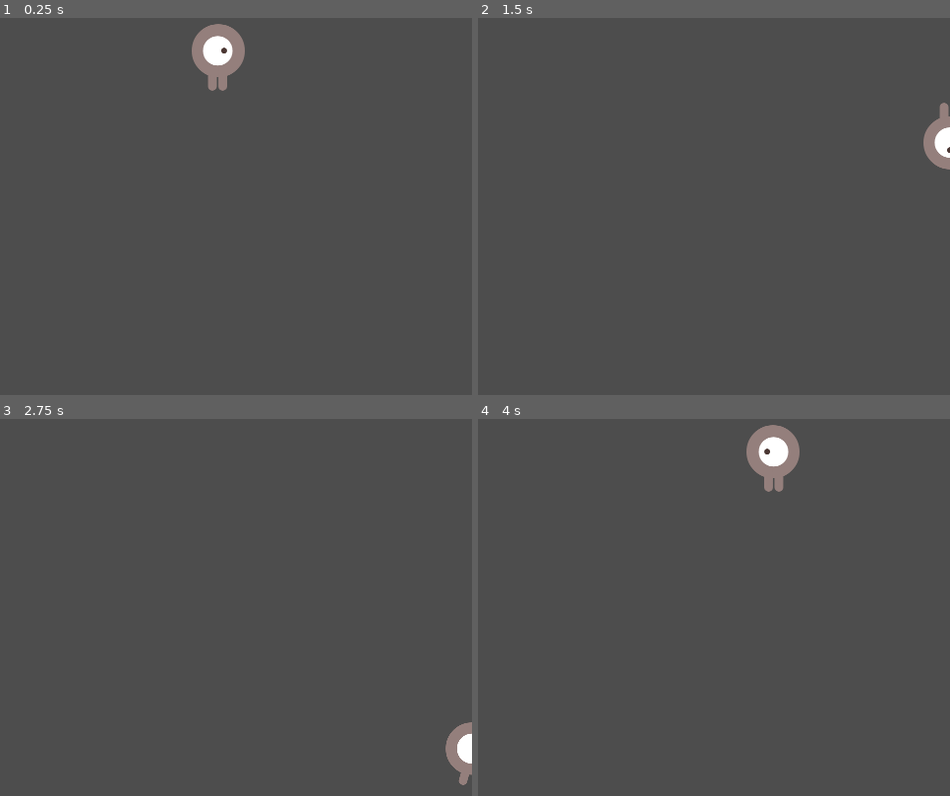
Above: before the commit, frames 1-4 (two rows, left to right).
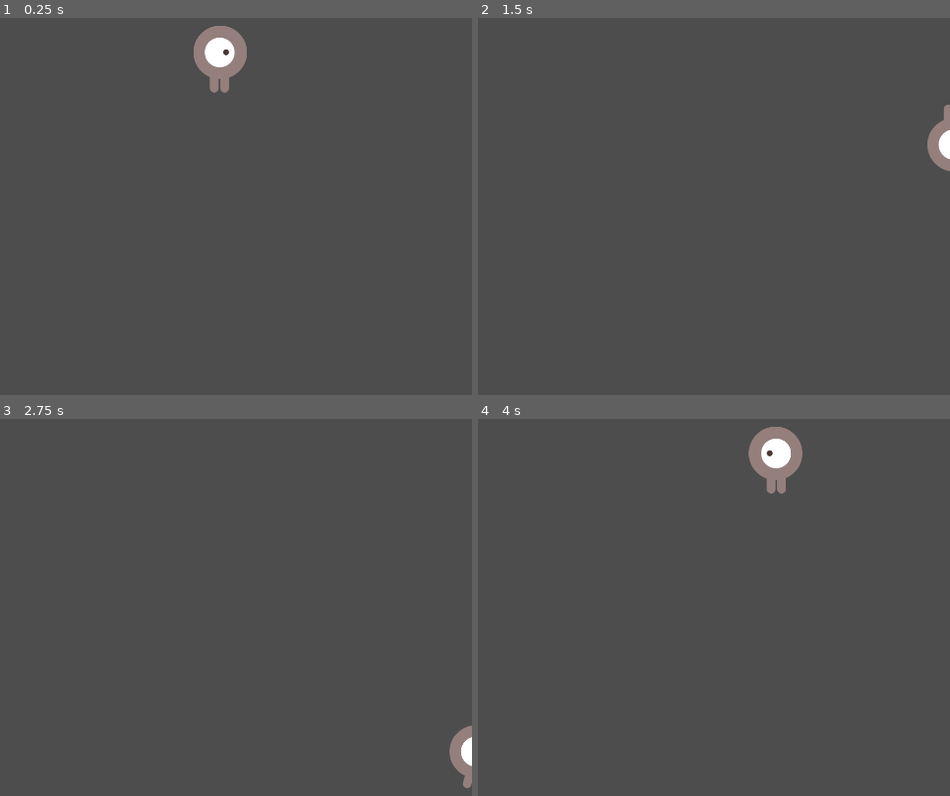
Above: after the commit, the same moments.

Repository: moulindavid/godot-idk
Game: Godot game, scene res://main.tscn
Same seed, same stepped clock (60 frames per second), same inputs: the game is played once before the commit and once after it. Before the commit the project starts from res://player.tscn.
Inputs:
- Up to frame 1 (0.25 s): no input
- Up to frame 2 (1.5 s): tap Enter at 0.5 s; hold D (move_right) 0.53-1.28 s; hold S (move_down) from 1.28 s (still down)
- Up to frame 3 (2.75 s): release S (move_down) at 2.03 s; hold D (move_right) from 2.03 s (still down)
- Up to frame 4 (4 s): release D (move_right) at 2.78 s; hold W (move_up) 2.78-3.53 s; hold A (move_left) from 3.53 s (still down)

The runs differ from the first frame. In frame 1, 0.4% of the frame differs, in the area x 40-53%, y 1-20%; in frame 2, 0.3%; in frame 3, 0.3%; in frame 4, 0.4%, in the area x 56-69%, y 1-20%.

Commit message:
feat: main scene with mob

Diff:
--- /dev/null
+++ b/main.gd
@@ -0,0 +1,41 @@
+extends Node
+
+@export var mob_scene: PackedScene
+var score
+
+func _ready():
+	pass
+
+func game_over():
+	$ScoreTimer.stop()
+	$MobTimer.stop()
+
+func new_game():
+	score = 0
+	$Player.start($StartPosition.position)
+	$StartTimer.start()
+
+
+func _on_mob_timer_timeout():
+	var mob = mob_scene.instantiate()
+	var mob_spawn_location = $MobPath/MobSpawnLocation
+	mob_spawn_location.progress_ratio = randf()
+
+	mob.position = mob_spawn_location.position
+
+	var direction = mob_spawn_location.rotation + PI / 2
+
+	direction += randf_range(-PI / 4, PI / 4)
+	mob.rotation = direction
+
+	var velocity = Vector2(randf_range(150.0, 250.0), 0.0)
+	mob.linear_velocity = velocity.rotated(direction)
+
+	add_child(mob)
+
+func _on_score_timer_timeout():
+	score += 1
+
+func _on_start_timer_timeout():
+	$MobTimer.start()
+	$ScoreTimer.start()
--- /dev/null
+++ b/main.tscn
@@ -0,0 +1,40 @@
+[gd_scene load_steps=5 format=3 uid="uid://bm41a6wvny60r"]
+
+[ext_resource type="Script" uid="uid://brlrswchxrosp" path="res://main.gd" id="1_0xm2m"]
+[ext_resource type="PackedScene" uid="uid://detg26f7du142" path="res://player.tscn" id="1_ig7tw"]
+[ext_resource type="PackedScene" uid="uid://dpvaq336j0bgo" path="res://mob.tscn" id="2_h2yge"]
+
+[sub_resource type="Curve2D" id="Curve2D_7dm0k"]
+_data = {
+"points": PackedVector2Array(0, 0, 0, 0, 0, 0, 0, 0, 0, 0, 480, 0, 0, 0, 0, 0, 480, 720, 0, 0, 0, 0, 0, 720, 0, 0, 0, 0, 0, 0)
+}
+point_count = 5
+
+[node name="Main" type="Node2D"]
+scale = Vector2(1.00876, 1.00465)
+script = ExtResource("1_0xm2m")
+mob_scene = ExtResource("2_h2yge")
+
+[node name="Player" parent="." instance=ExtResource("1_ig7tw")]
+
+[node name="MobTimer" type="Timer" parent="."]
+wait_time = 0.5
+
+[node name="ScoreTimer" type="Timer" parent="."]
+
+[node name="StartTimer" type="Timer" parent="."]
+wait_time = 2.0
+one_shot = true
+
+[node name="StartPosition" type="Marker2D" parent="."]
+position = Vector2(240, 450)
+
+[node name="MobPath" type="Path2D" parent="."]
+curve = SubResource("Curve2D_7dm0k")
+
+[node name="MobSpawnLocation" type="PathFollow2D" parent="MobPath"]
+
+[connection signal="hit" from="Player" to="." method="game_over"]
+[connection signal="timeout" from="MobTimer" to="." method="_on_mob_timer_timeout"]
+[connection signal="timeout" from="ScoreTimer" to="." method="_on_score_timer_timeout"]
+[connection signal="timeout" from="StartTimer" to="." method="_on_start_timer_timeout"]
--- a/project.godot
+++ b/project.godot
@@ -11,7 +11,7 @@
 [application]
 
 config/name="idkwat"
-run/main_scene="uid://detg26f7du142"
+run/main_scene="uid://bm41a6wvny60r"
 config/features=PackedStringArray("4.4", "Forward Plus")
 config/icon="res://icon.svg"
 
Not shown, added: main.gd.uid
